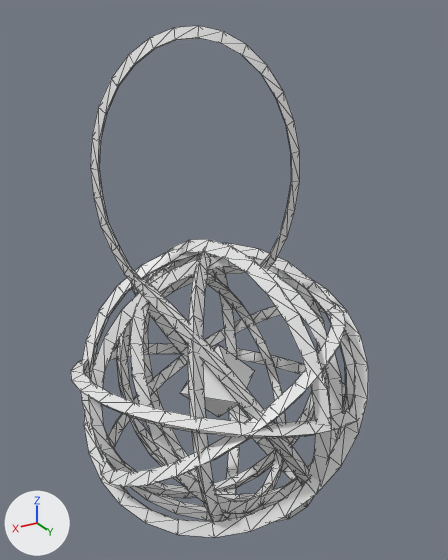
Before and after pictures for a commit that changed the FBX model Assets/Models/TwigLantern.FBX.
The view is the same before and after, from a camera (50 mm lens) standing at (0.131, 0.224, 0.165) and looking at (-0.004, -0.001, 0.053). Lighting does not change. The marker at lower left points along +X, +Y and +Z. Mesh edges are drawn as thin lines. Where no turn or scale is listed for an object, it has been applied to the vertices.

The older version as bpy lines, for what is in view:
```python
me_mesh = bpy.data.meshes.new('Mesh')
me_mesh.from_pydata(...)  # 912 vertices, 1818 faces; spans x -0.068..0.068, y -0.069..0.069, z -0.07..0.161
me_mesh_001 = bpy.data.meshes.new('Mesh.001')
me_mesh_001.from_pydata([(0.0, 0.0, 0.0207), (0.0008, 0.0207, 0.0), (-0.0207, 0.0008, 0.0), (-0.0008, -0.0207, 0.0), (0.0207, -0.0008, 0.0), (0.0, 0.0, -0.0207)], [], [(0, 1, 2), (0, 2, 3), (0, 3, 4), (0, 4, 1), (5, 2, 1), (5, 3, 2), (5, 4, 3), (5, 1, 4)])
ob_twiglantern = bpy.data.objects.new('TwigLantern', me_mesh)
ob_twiglantern.location = (0.0, 0.0, 0.0)
ob_twiglight = bpy.data.objects.new('TwigLight', me_mesh_001)
ob_twiglight.location = (0.0, 0.0, 0.0)
```
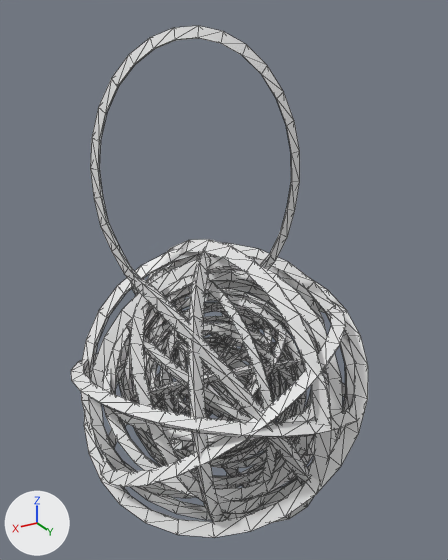
What differs and where, as boxes (x1, y1, x2, y2) in the pictures (448 x 560 px):
```json
{"object": "Twig-04", "change": "added", "after": [102, 269, 329, 501]}
{"object": "Twig-03", "change": "added", "after": [130, 293, 306, 469]}
{"object": "Twig-02", "change": "added", "after": [145, 305, 295, 457]}
{"object": "Twig-01", "change": "added", "after": [160, 331, 275, 421]}
{"object": "TwigLight", "change": "unchanged, covered by the edit", "before": [180, 345, 255, 417], "after": [180, 345, 248, 417]}
```

The change, as JSON lines over the scene's bpy script:
```json
{"op": "add", "block": "me_mesh_003", "code": ["me_mesh_003 = bpy.data.meshes.new('Mesh.003')", "me_mesh_003.from_pydata(...)  # 588 vertices, 1176 faces; spans x -0.0372..0.0372, y -0.034..0.034, z -0.0354..0.0354"]}
{"op": "add", "block": "me_mesh_001_1", "code": ["me_mesh_001_1 = bpy.data.meshes.new('Mesh.001')", "me_mesh_001_1.from_pydata(...)  # 588 vertices, 1176 faces; spans x -0.0566..0.0566, y -0.0557..0.0557, z -0.0536..0.0536"]}
{"op": "add", "block": "me_mesh_004", "code": ["me_mesh_004 = bpy.data.meshes.new('Mesh.004')", "me_mesh_004.from_pydata(...)  # 588 vertices, 1176 faces; spans x -0.0287..0.0287, y -0.0278..0.0278, z -0.0274..0.0274"]}
{"op": "add", "block": "me_mesh_002", "code": ["me_mesh_002 = bpy.data.meshes.new('Mesh.002')", "me_mesh_002.from_pydata(...)  # 588 vertices, 1176 faces; spans x -0.043..0.043, y -0.0392..0.0392, z -0.0416..0.0416"]}
{"op": "add", "block": "ob_twig_02", "code": ["ob_twig_02 = bpy.data.objects.new('Twig-02', me_mesh_003)", "ob_twig_02.location = (0.0, 0.0, 0.0)"]}
{"op": "add", "block": "ob_twig_04", "code": ["ob_twig_04 = bpy.data.objects.new('Twig-04', me_mesh_001_1)", "ob_twig_04.location = (0.0, 0.0, 0.0)"]}
{"op": "add", "block": "ob_twig_01", "code": ["ob_twig_01 = bpy.data.objects.new('Twig-01', me_mesh_004)", "ob_twig_01.location = (0.0, 0.0, 0.0)"]}
{"op": "add", "block": "ob_twig_03", "code": ["ob_twig_03 = bpy.data.objects.new('Twig-03', me_mesh_002)", "ob_twig_03.location = (0.0, 0.0, 0.0)"]}
```
